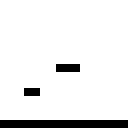
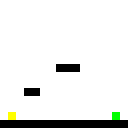
Layer changes from the first 128 × 128 image to the second:
painted on "Layer 1" over [8,112,120,120]
